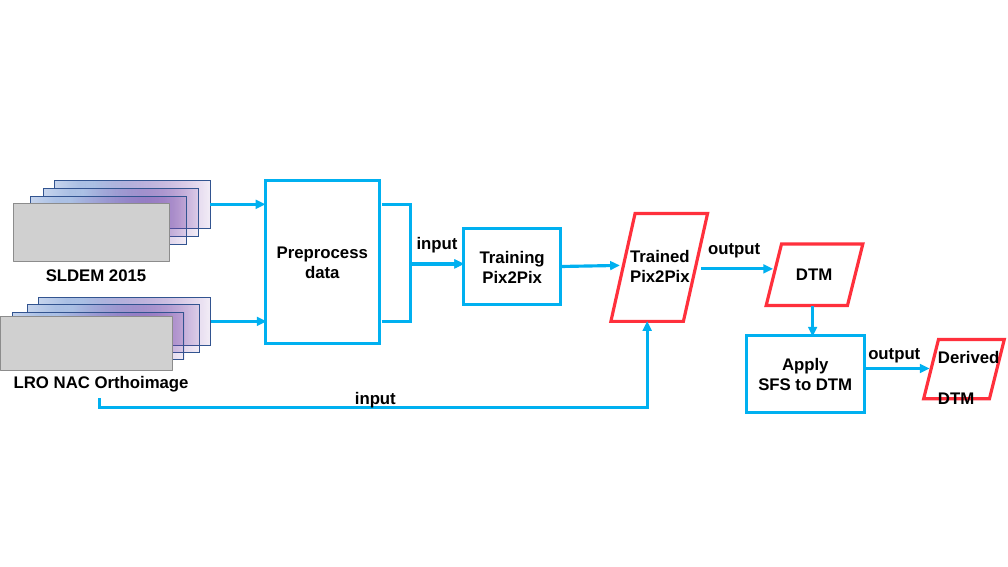
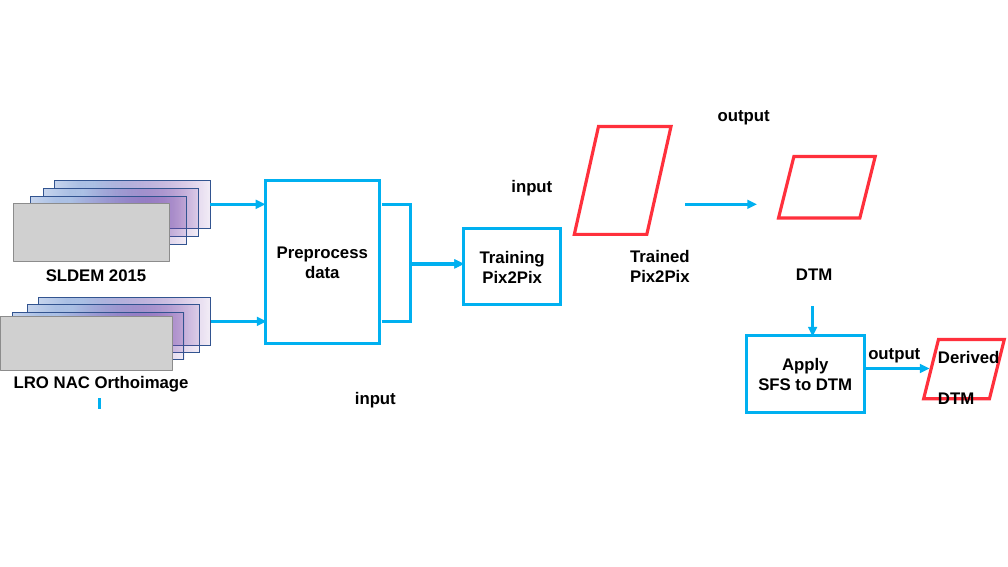
Before and after one commit to hesperu/Graduation_Research, a slide deck: slide 2 of mid_poster/flow_chart_machine_learning.pptx. Drawn at 1008x567 pixels with LibreOffice and Linux fonts; fonts in the diff are those of the drawing; grey boxes stand for pictures. Boxes give left, top, right and bottom in pixels: in the first picture for what was removed or moved away, otherwise in the second. Text is boxed around its words. In the diff, an @@ line names an element or a change of style, - is before the commit and + after.

```diff
--- a/mid_poster/flow_chart_machine_learning.pptx
+++ b/mid_poster/flow_chart_machine_learning.pptx
@@ text "output": place and size @@
-text "output" at [708,243,760,258]
+text "output" at [718,110,770,125]
@@ parallelogram: place and size @@
-parallelogram at [611,213,708,321]
+parallelogram at [575,126,671,234]
@@ text "input": place and size @@
-text "input" at [417,237,458,253]
+text "input" at [511,180,552,196]
@@ parallelogram: place and size @@
-parallelogram at [767,244,864,306]
+parallelogram at [779,157,876,218]
@@ arrow moved from (701, 269) - (773, 269) to (685, 204) - (757, 204) @@
@@ arrow removed from (561, 267) to (620, 265) @@
@@ elbow arrow removed from (100, 408) to (647, 321) @@
```
Also in this commit, not shown: 1 slide added, 5 other files.
